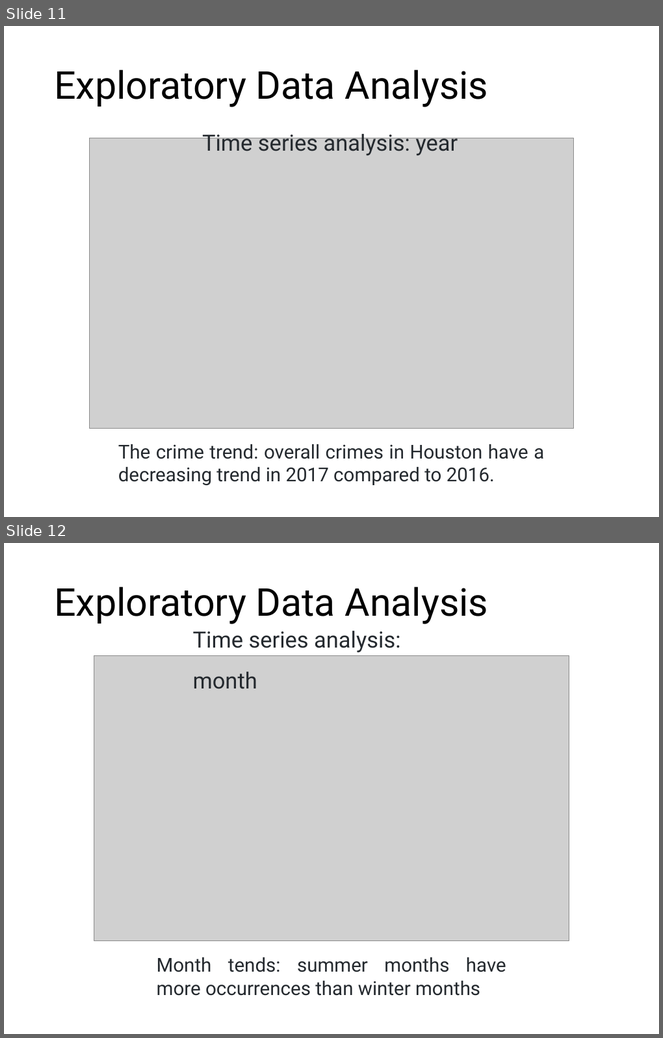
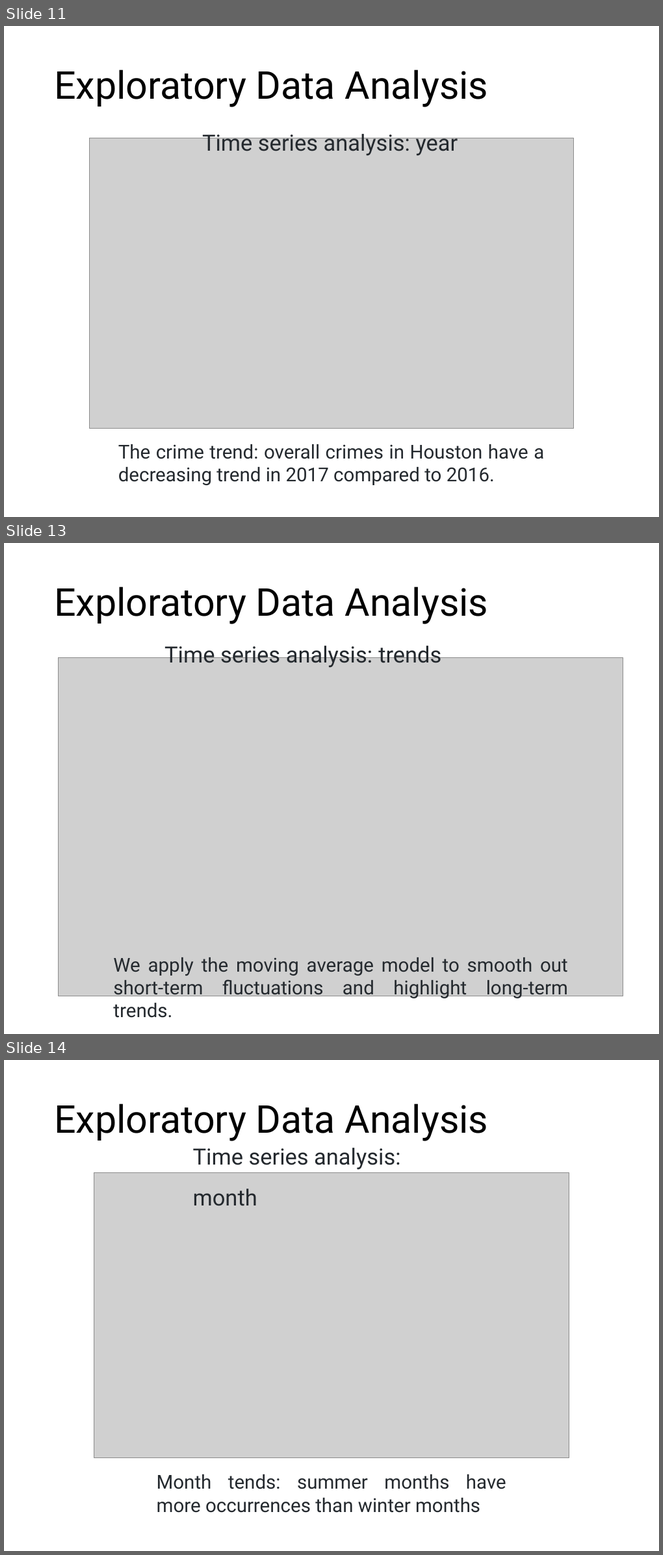
Before and after one commit to phyhouhou/SpringboardProjects, a slide deck: FirstCapstoneProject/Capstone1FinalReport/slide_capston1.pptx. Shown one above the other, each under a label of ours: slides 11 and 12 before the commit, slides 11, 13 and 14 after it; the slides between them are not shown. The pictures are 663x1038 and 663x1555 pixels, drawn with LibreOffice and Linux fonts; fonts in the diff are those of the drawing; grey boxes stand for pictures. Boxes give left, top, right and bottom in pixels: in the first picture for what was removed or moved away, otherwise in the second. Text is boxed around its words. In the diff, an @@ line names an element or a change of style, - is before the commit and + after.

Commit message:
update slides

```diff
--- a/FirstCapstoneProject/Capstone1FinalReport/slide_capston1.pptx
+++ b/FirstCapstoneProject/Capstone1FinalReport/slide_capston1.pptx
@@ slide 13 added at [4,543,659,1034], background #FFFFFF @@
@@ text added at [54,587,489,624], 60 pt, text #000000 @@
+Exploratory Data Analysis
@@ picture added at [59,658,623,997] @@
@@ text added at [165,642,441,668], 35 pt, text #24292E @@
+Time series analysis: trends
@@ text added at [113,958,568,1018], 30 pt, text #24292E @@
+We apply the moving average model to smooth out short-term fluctuations and highlight long-term trends.
@@ what was slide 12 is now slide 14 @@
```
Also in this commit, not shown: 1 other slide added, 1 other file.
